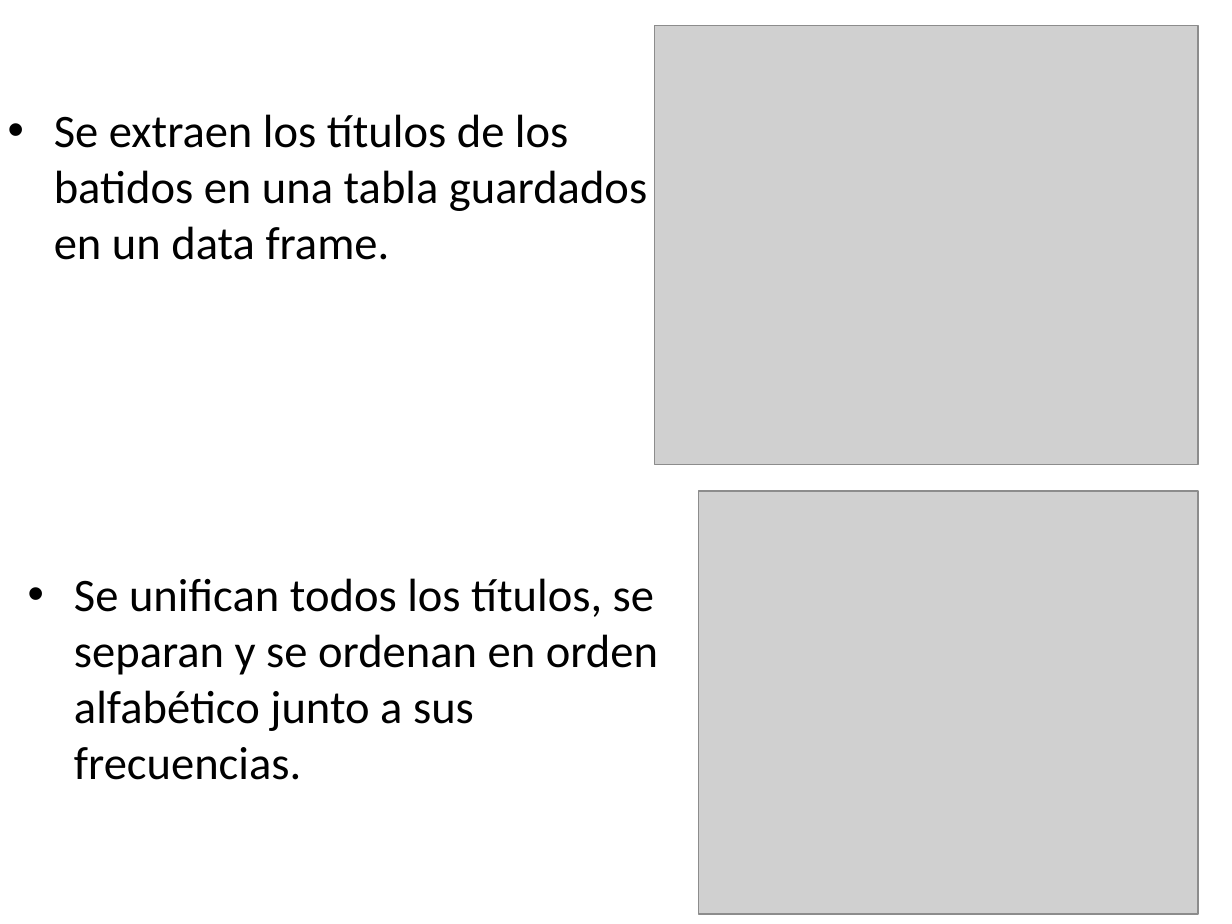
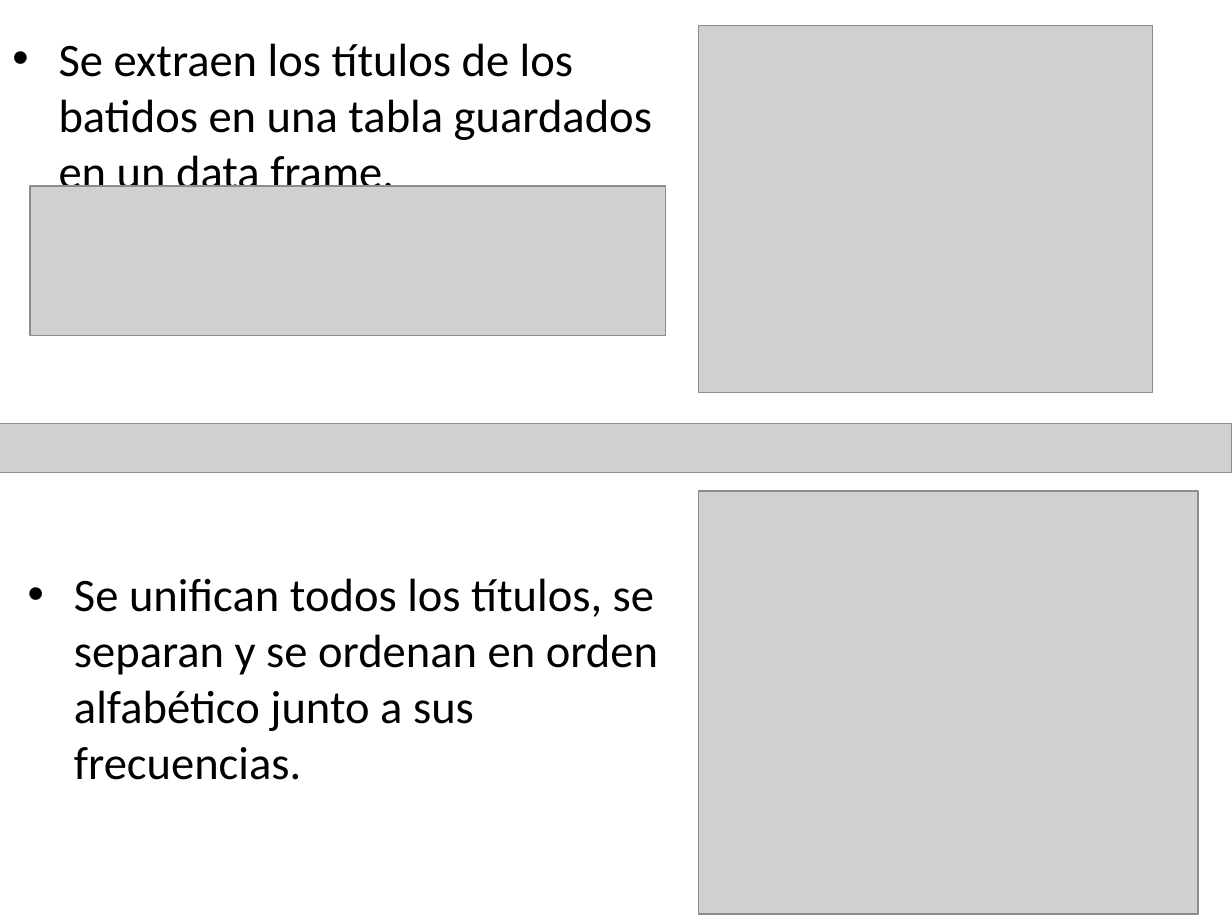
Before and after one commit to holakati/Animales1, a slide deck: slide 3 of Presentaciónbatidosverdes.pptx. Drawn at 1232x924 pixels with LibreOffice and Linux fonts; fonts in the diff are those of the drawing; grey boxes stand for pictures. Boxes give left, top, right and bottom in pixels: in the first picture for what was removed or moved away, otherwise in the second. Text is boxed around its words. In the diff, an @@ line names an element or a change of style, - is before the commit and + after.

Commit message:
actu

```diff
--- a/Presentaciónbatidosverdes.pptx
+++ b/Presentaciónbatidosverdes.pptx
@@ text "Se extraen los títulos de ..." rewrapped from box(54, 114, 647, 260) to box(59, 43, 652, 200) @@
@@ picture: place and size @@
-picture at box(654, 26, 1198, 466)
+picture at box(699, 26, 1152, 393)
@@ picture added at box(30, 186, 665, 335) @@
@@ picture added at box(0, 424, 1232, 473) @@
```
